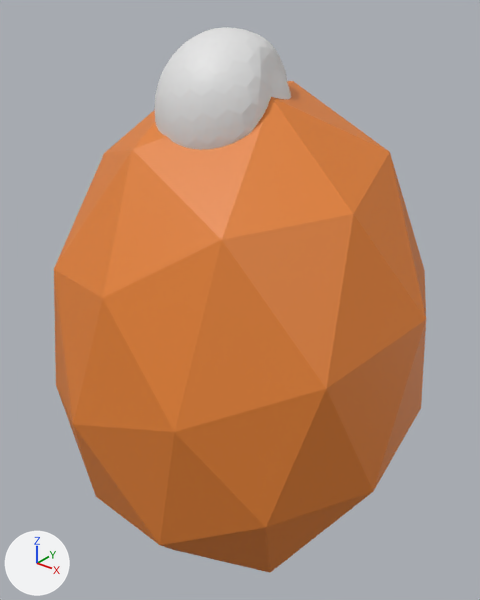
Before and after pictures for a commit that changed the Blender file TunnelTrouble/Assets/Models/Models/MainChar.blend.
Camera for both pictures: a camera (50 mm lens) standing at (1.84, -2.22, 1.96) and looking at (0.03, 0.05, 0.55). Arrows for +X, +Y and +Z are at lower left; the lights stay in place.

Names of what the first picture shows: 'HandsR', 'Head'.
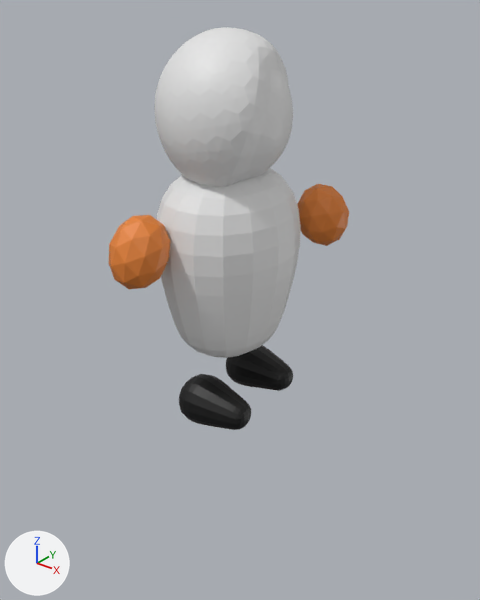
What differs and where, as boxes [x1, y1, x2, y2] in the pictures (480 x 600 px):
'HandsR', moved, turned, rescaled: before [54, 81, 426, 573]; after [109, 215, 170, 289]
'Head', turned: before [155, 27, 291, 150]; after [154, 27, 293, 187]
'Body', unchanged, uncovered by the edit: after [157, 168, 301, 358]
'FootR', unchanged, uncovered by the edit: after [179, 374, 251, 430]
'HandsL', unchanged, uncovered by the edit: after [297, 184, 349, 246]
'FootL', unchanged, uncovered by the edit: after [226, 345, 293, 391]

Edits to the bpy script that builds the scene:
```text
Change ob_handsr:
    ob_handsr.location: (0.0, 0.0, 0.389) -> (-0.112, -0.456, 0.918)
    ob_handsr.rotation_euler: (0.0, 0.0, -0.079) -> (0.0, 0.0, -0.0672)  # degrees (0, 0, -4.5) -> degrees (0, 0, -3.9)
    ob_handsr.scale: (1.0, 1.0, 1.0) -> (0.129, 0.163, 0.129)
Change ob_head:
    ob_head.rotation_euler: (0.0, -0.199, 0.377) -> (0.0, -0.199, 0.344)  # degrees (0, -11, 22) -> degrees (0, -11, 20)
```
